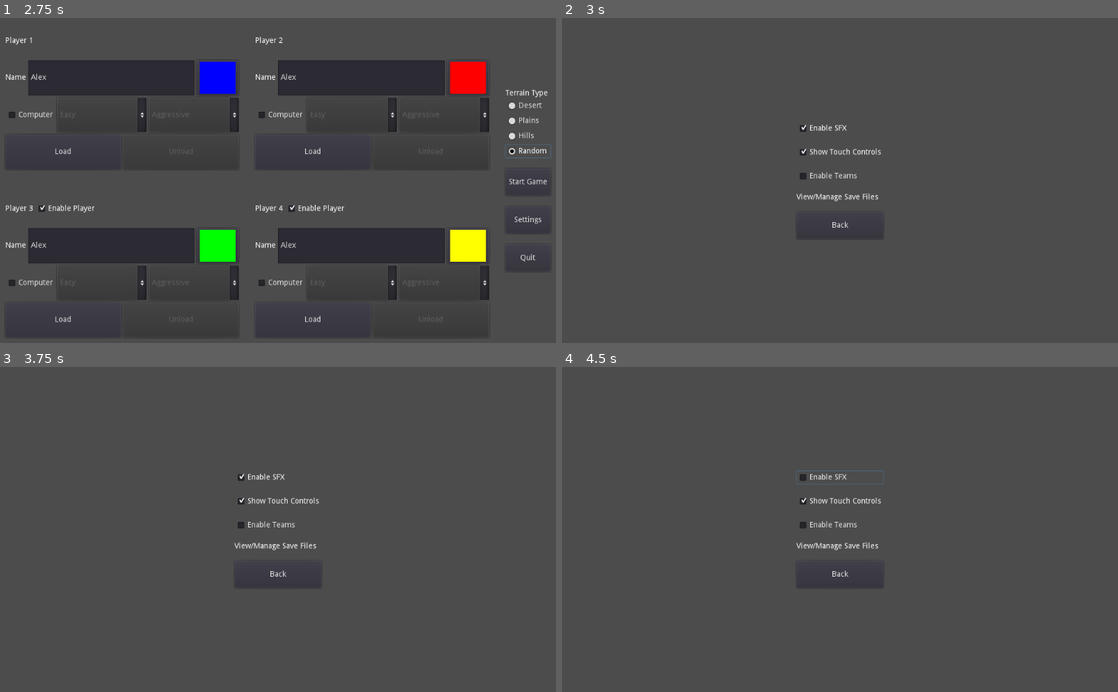
Above: before the commit, frames 1-4 (two rows, left to right).
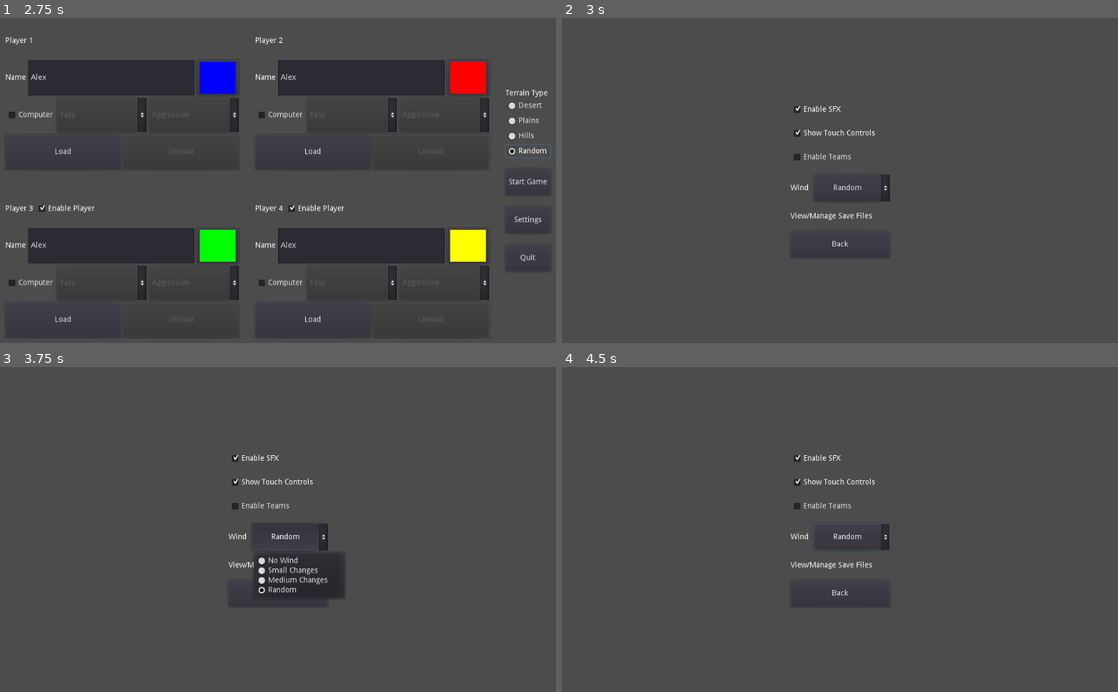
Above: after the commit, the same moments.

Repository: Arc676/Tanks-Godot
Game: Godot game, scene res://Scenes/Screens/Main Menu.tscn
Same seed, same stepped clock (60 frames per second), same inputs: the game is played once before the commit and once after it.
Inputs (mouse positions are in pixels of both pictures, inside the frame that each line leads up to):
- Up to frame 1 (2.75 s): click (111, 76) at 0.52 s; type "Alex" at 0.6 s; click (111, 245) at 0.75 s; type "Alex" at 0.83 s; click (361, 76) at 0.98 s; type "Alex" at 1.07 s; click (361, 245) at 1.27 s; type "Alex" at 1.35 s; click "Random" at 2 s
- Up to frame 2 (3 s): click "Settings" at 2.75 s
- Up to frame 3 (3.75 s): click (289, 536) at 3.5 s, where only the run after the commit has a clickable "Random"
- Up to frame 4 (4.5 s): click "Enable SFX" at 4.25 s

Frame 1 is identical in both runs. In frame 2, 1.2% of the frame differs, in the area x 41-59%, y 26-71%; in frame 3, 2.6%, in the area x 41-62%, y 26-72%; in frame 4, 1.3%.

Commit message:
Add wind setting
Can change how variable the wind is between turns

Diff:
--- a/Scenes/Screens/Settings.tscn
+++ b/Scenes/Screens/Settings.tscn
@@ -12,54 +12,77 @@
 
 [node name="VBoxContainer" type="VBoxContainer" parent="."]
 anchor_left = 0.5
-anchor_top = 0.5
 anchor_right = 0.5
-anchor_bottom = 0.5
-margin_left = -80.0
-margin_top = -108.0
-margin_right = 80.0
-margin_bottom = 108.0
+anchor_bottom = 1.0
+margin_left = -91.5
+margin_right = 91.5
 size_flags_horizontal = 3
 size_flags_vertical = 3
 custom_constants/separation = 20
+alignment = 1
 __meta__ = {
 "_edit_use_anchors_": false
 }
 
 [node name="Enable SFX" type="CheckBox" parent="VBoxContainer"]
-margin_right = 160.0
-margin_bottom = 24.0
+margin_top = 157.0
+margin_right = 183.0
+margin_bottom = 181.0
 text = "Enable SFX"
 
 [node name="Enable Touch UI" type="CheckBox" parent="VBoxContainer"]
-margin_top = 44.0
-margin_right = 160.0
-margin_bottom = 68.0
+margin_top = 201.0
+margin_right = 183.0
+margin_bottom = 225.0
 text = "Show Touch Controls"
 
 [node name="Enable Teams" type="CheckBox" parent="VBoxContainer"]
-margin_top = 88.0
-margin_right = 160.0
-margin_bottom = 112.0
+margin_top = 245.0
+margin_right = 183.0
+margin_bottom = 269.0
 text = "Enable Teams"
 
+[node name="HBoxContainer" type="HBoxContainer" parent="VBoxContainer"]
+margin_top = 289.0
+margin_right = 183.0
+margin_bottom = 339.0
+custom_constants/separation = 10
+
+[node name="Label" type="Label" parent="VBoxContainer/HBoxContainer"]
+margin_top = 18.0
+margin_right = 33.0
+margin_bottom = 32.0
+text = "Wind"
+
+[node name="Wind" type="OptionButton" parent="VBoxContainer/HBoxContainer"]
+margin_left = 43.0
+margin_right = 183.0
+margin_bottom = 50.0
+rect_min_size = Vector2( 140, 50 )
+size_flags_horizontal = 3
+text = "Random"
+align = 1
+items = [ "No Wind", null, false, 0, null, "Small Changes", null, false, 1, null, "Medium Changes", null, false, 2, null, "Random", null, false, 3, null ]
+selected = 3
+
 [node name="Save Files" type="VBoxContainer" parent="VBoxContainer"]
-margin_top = 132.0
-margin_right = 160.0
-margin_bottom = 146.0
+margin_top = 359.0
+margin_right = 183.0
+margin_bottom = 373.0
 
 [node name="Label" type="Label" parent="VBoxContainer/Save Files"]
-margin_right = 160.0
+margin_right = 183.0
 margin_bottom = 14.0
 text = "View/Manage Save Files"
 
 [node name="Back to Main" type="Button" parent="VBoxContainer"]
-margin_top = 166.0
-margin_right = 160.0
-margin_bottom = 216.0
+margin_top = 393.0
+margin_right = 183.0
+margin_bottom = 443.0
 rect_min_size = Vector2( 0, 50 )
 text = "Back"
 [connection signal="toggled" from="VBoxContainer/Enable SFX" to="." method="setSFX"]
 [connection signal="toggled" from="VBoxContainer/Enable Touch UI" to="." method="setTouchUI"]
 [connection signal="toggled" from="VBoxContainer/Enable Teams" to="." method="setTeams"]
+[connection signal="item_selected" from="VBoxContainer/HBoxContainer/Wind" to="." method="changeWindSetting"]
 [connection signal="pressed" from="VBoxContainer/Back to Main" to="." method="returnToMain"]
--- a/Scripts/Screens/Settings.gd
+++ b/Scripts/Screens/Settings.gd
@@ -23,6 +23,7 @@
 	$"VBoxContainer/Enable SFX".pressed = Globals.gameSettings.sfx
 	$"VBoxContainer/Enable Touch UI".pressed = Globals.gameSettings.touchUI
 	$"VBoxContainer/Enable Teams".pressed = Globals.gameSettings.teams
+	$VBoxContainer/HBoxContainer/Wind.selected = Globals.gameSettings.wind
 
 	for file in Globals.saveFiles:
 		var entry = savefile.instance()
@@ -41,3 +42,6 @@
 
 func setTeams(pressed):
 	Globals.gameSettings.teams = pressed
+
+func changeWindSetting(setting):
+	Globals.gameSettings.wind = setting
--- a/Scripts/Singletons/Globals.gd
+++ b/Scripts/Singletons/Globals.gd
@@ -16,7 +16,15 @@
 
 const GRAVITY = 981
 
+enum WIND_SETTING {
+	NO_WIND,
+	SMALL_CHANGES,
+	MEDIUM_CHANGES,
+	RANDOM_WIND
+}
+
 var gameSettings = {
+	"wind" : WIND_SETTING.RANDOM_WIND,
 	"teams" : false,
 	"sfx" : true,
 	"touchUI" : true
@@ -75,3 +83,9 @@
 	file.store_line(to_json(gameSettings))
 	file.close()
 	return true
+
+func getWindDev():
+	if gameSettings.wind == WIND_SETTING.SMALL_CHANGES:
+		return 0.1
+	elif gameSettings.wind == WIND_SETTING.MEDIUM_CHANGES:
+		return 0.5
--- a/Scripts/Terrain/Terrain.gd
+++ b/Scripts/Terrain/Terrain.gd
@@ -89,10 +89,18 @@
 	ground.set_polygon(points)
 	update()
 
-	newWindSpeed()
+	newWindSpeed(true)
 
-func newWindSpeed():
-	windSpeed = rng.randf_range(-2, 2)
+func newWindSpeed(random = false):
+	if Globals.gameSettings.wind == Globals.WIND_SETTING.NO_WIND:
+		windSpeed = 0
+		return
+
+	if random or Globals.gameSettings.wind == Globals.WIND_SETTING.RANDOM_WIND:
+		windSpeed = rng.randf_range(-2, 2)
+	else:
+		var dev = Globals.getWindDev()
+		windSpeed += rng.randf_range(windSpeed * -dev, windSpeed * dev)
 	for cloud in clouds:
 		cloud.queue_free()
 	clouds.clear()
